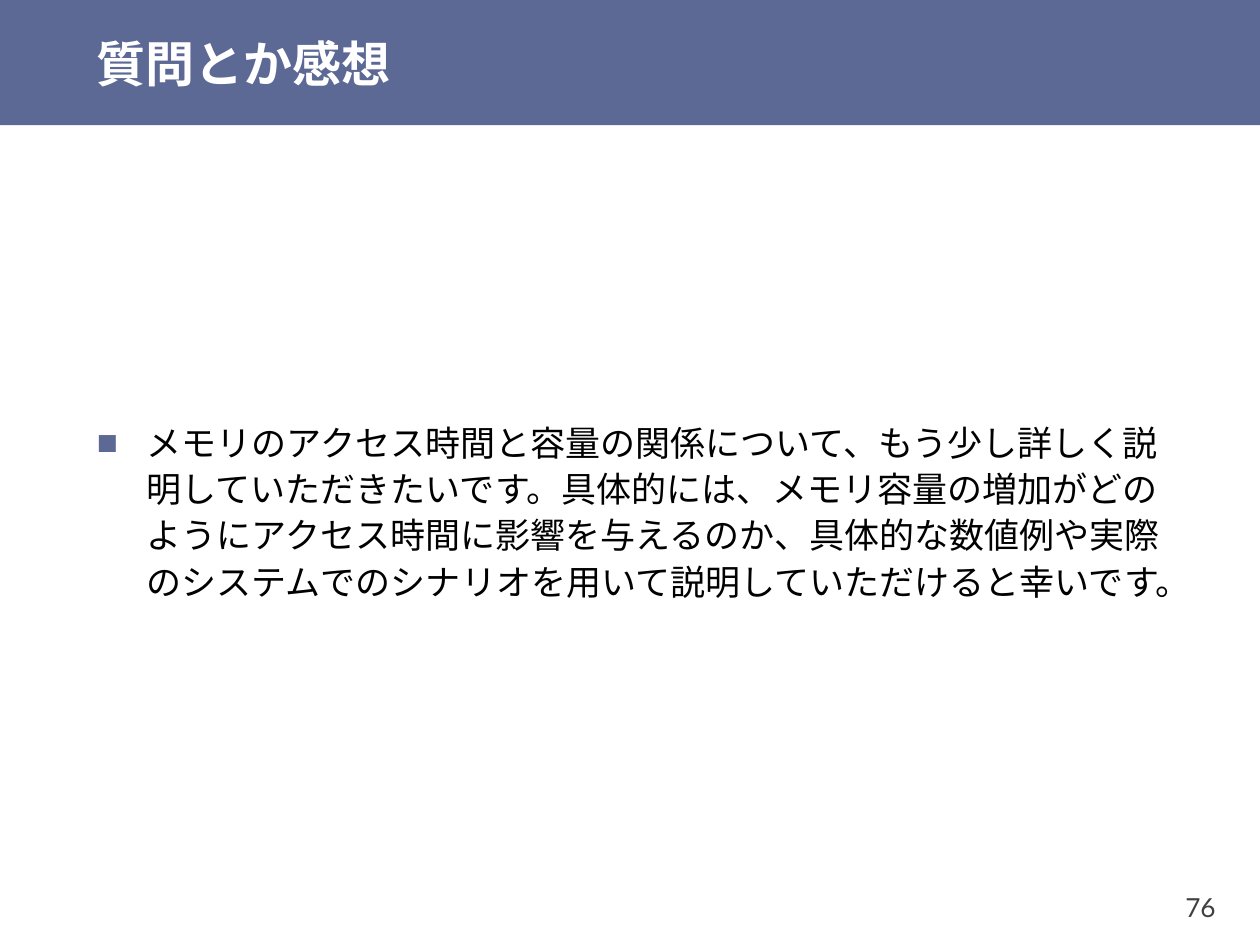
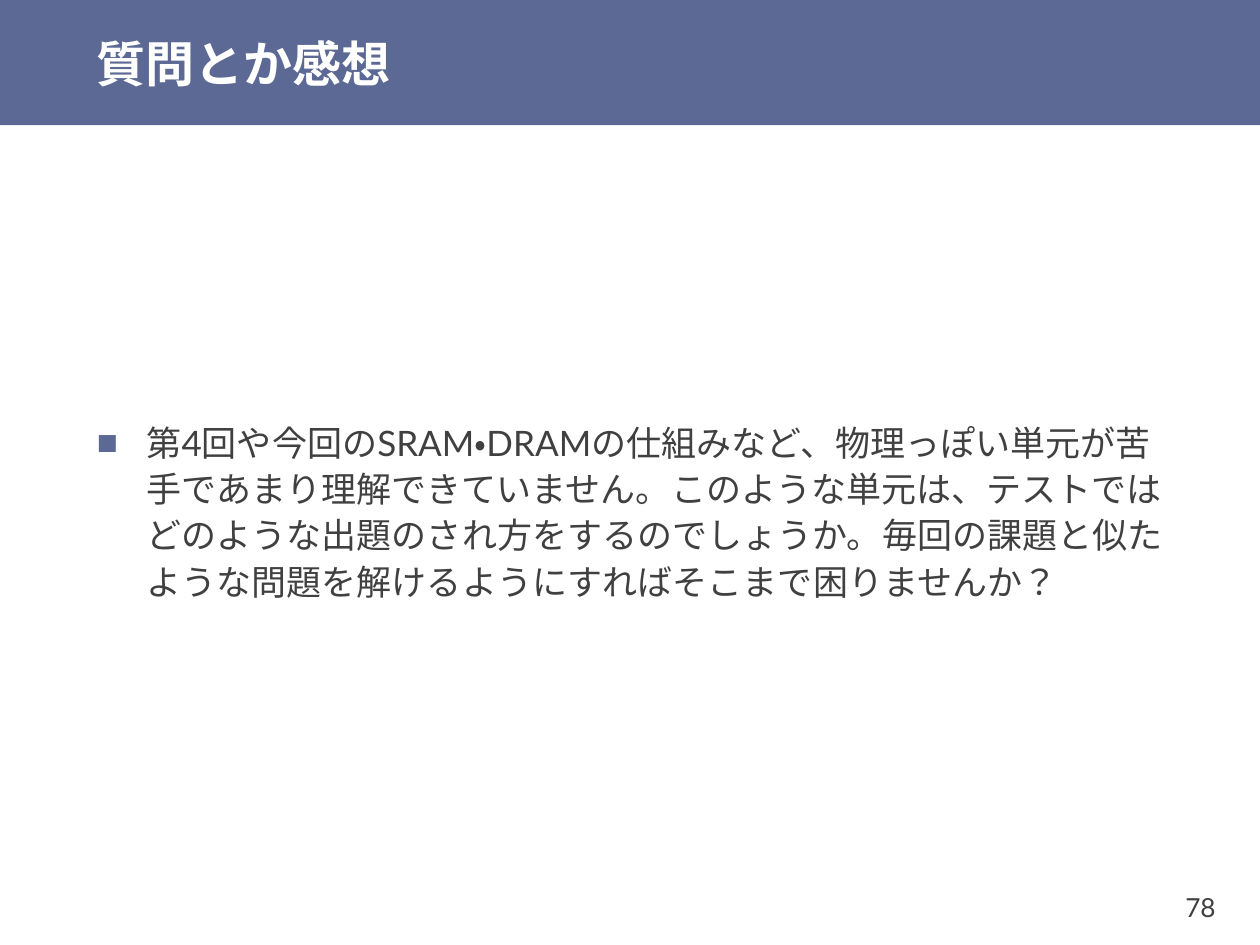
Before and after one commit to shioyadan/otya-computer-architecture-i, a slide deck: slide 78 of cai-shioya-10.pptx (slide 76 before the commit). Drawn at 1260x945 pixels with LibreOffice and Linux fonts; fonts in the diff are those of the drawing. Boxes give left, top, right and bottom in pixels: in the first picture for what was removed or moved away, otherwise in the second. Text is boxed around its words. In the diff, an @@ line names an element or a change of style, - is before the commit and + after.

```diff
--- a/cai-shioya-10.pptx
+++ b/cai-shioya-10.pptx
@@ text at bbox=[147, 426, 1163, 598]: text changed; font Noto Sans CJK JP to Lato; text colour #000000 to #404040 @@
-■ メモリのアクセス時間と容量の関係について、もう少し詳しく説明していただきたいです。具体的には、メモリ容量の増加がどのようにアクセス時間に影響を与えるのか、具体的な数値例や実際のシステムでのシナリオを用いて説明していただけると幸いです。
+■ 第4回や今回のSRAM・DRAMの仕組みなど、物理っぽい単元が苦手であまり理解できていません。このような単元は、テストではどのような出題のされ方をするのでしょうか。毎回の課題と似たような問題を解けるようにすればそこまで困りませんか？
@@ page number at bbox=[1185, 898, 1215, 917]: text changed @@
-76
+78
```
Also in this commit, not shown: 14 other slides changed, 8 slides added, 2 slides removed, 1 other file.
